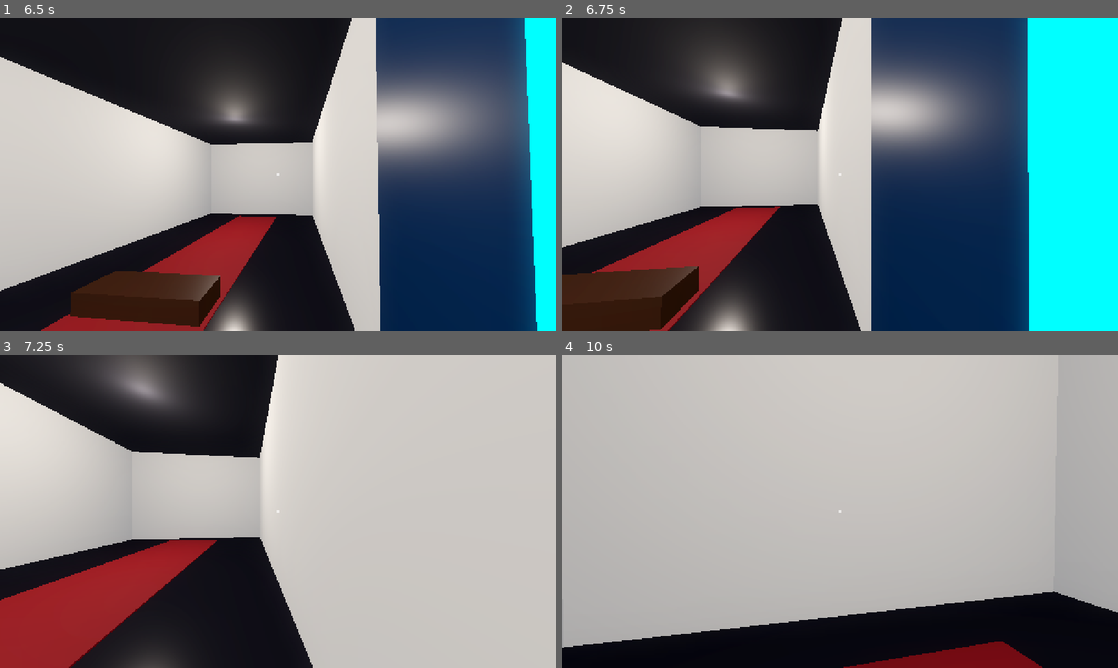
Above: before the commit, frames 1-4 (two rows, left to right).
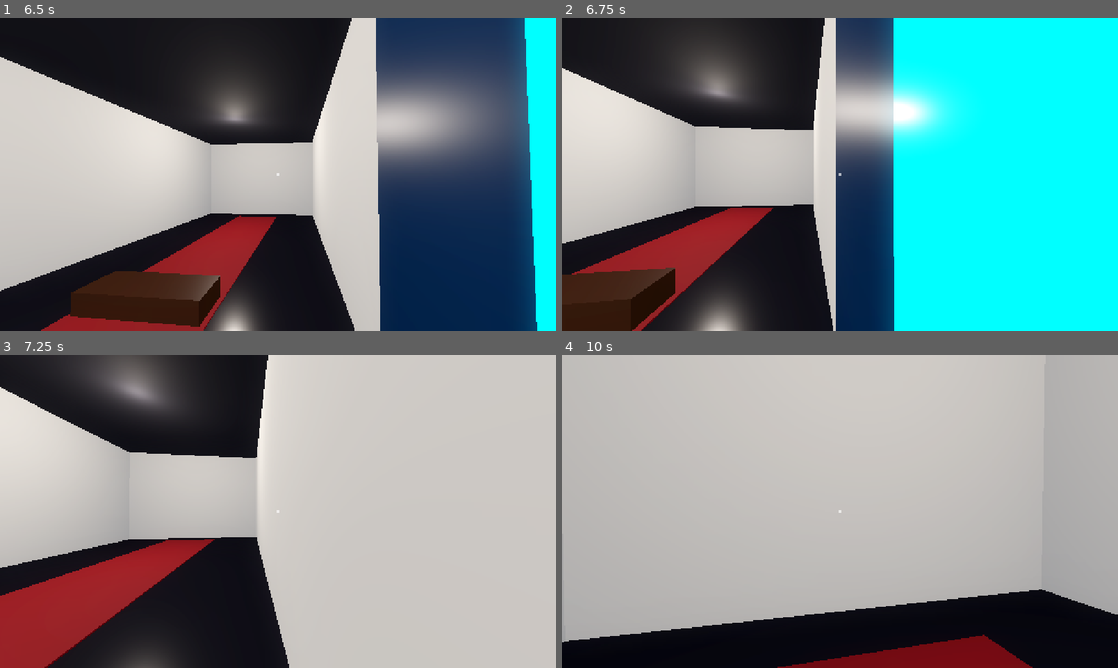
Above: after the commit, the same moments.

Repository: Ditnzyyyvv/Museumism
Game: Godot game, scene res://scenes/main.tscn
The game is run twice, just before and just after one commit, with the same random seed, the same clock (stepped at 60 frames per second) and the same inputs.
Inputs (mouse positions are in pixels of both pictures, inside the frame that each line leads up to):
- Up to frame 1 (6.5 s): tap Enter at 0.5 s; move the mouse to (305, 174) at 0.52 s; hold E (interact) 0.53-1.28 s; hold W (move_forward) 0.53-5.78 s; click (305, 174) at 0.67 s; tap Space (jump) at 0.77, 1.52, 3.02, 3.77, 4.52, 6.02 s; move the mouse to (250, 174) at 1.27 s; tap E (interact) at 1.35, 2.3, 2.85, 4.55, 5.85 s; move the mouse to (289, 168) at 2.02 s; hold Shift (sprint) 2.03-2.78 s; move the mouse to (272, 180) at 2.77 s; click (272, 180) at 2.92 s; move the mouse to (316, 177) at 3.52 s; hold E (interact) 3.53-4.28 s; move the mouse to (233, 171) at 4.27 s; tap Shift (sprint) at 4.35 s; move the mouse to (283, 174) at 5.02 s; hold E (interact) 5.03-5.78 s; click (283, 174) at 5.17 s; move the mouse to (255, 168) at 5.77 s; hold D (move_right) from 5.78 s (still down)
- Up to frame 2 (6.75 s): move the mouse to (867, 174) at 6.52 s; release D (move_right) at 6.53 s; hold W (move_forward) from 6.53 s (still down); hold Shift (sprint) from 6.53 s (still down)
- Up to frame 3 (7.25 s): keep holding W (move_forward); keep holding Shift (sprint); tap Space (jump) at 6.77 s; tap E (interact) at 6.8 s
- Up to frame 4 (10 s): move the mouse to (812, 511) at 7.27 s; release Shift (sprint) at 7.28 s; tap E (interact) at 7.35, 9.05 s; click (812, 511) at 7.42 s; tap Space (jump) at 7.52, 9.02, 9.77 s; move the mouse to (851, 505) at 8.02 s; hold E (interact) 8.03-8.78 s; move the mouse to (834, 517) at 8.77 s; release W (move_forward) at 8.78 s; hold A (move_left) 8.78-9.53 s; tap Shift (sprint) at 8.85 s; move the mouse to (878, 514) at 9.52 s; hold W (move_forward) from 9.53 s (still down); hold E (interact) from 9.53 s (still down); click (878, 514) at 9.67 s

Frame 1 is identical in both runs. In frame 2, 37% of the frame differs, in the area x 0-84%, y 0-100%; in frame 3, 3.5%; in frame 4, 2.6%.

Commit message:
feat: animated sliding doors with E interaction, auto-close, and removed portal text cards

Diff:
--- /dev/null
+++ b/scenes/door.tscn
@@ -0,0 +1,78 @@
+[gd_scene load_steps=12 format=3]
+
+[ext_resource type="Script" path="res://scripts/door.gd" id="1_door"]
+[ext_resource type="Script" path="res://scripts/door_trigger.gd" id="2_trigger"]
+
+[sub_resource type="StandardMaterial3D" id="Mat_DoorFrame"]
+albedo_color = Color(0.12, 0.13, 0.16, 1)
+metallic = 0.85
+roughness = 0.25
+
+[sub_resource type="StandardMaterial3D" id="Mat_DoorGlass"]
+transparency = 1
+albedo_color = Color(0.2, 0.28, 0.38, 0.75)
+roughness = 0.1
+metallic = 0.3
+
+[sub_resource type="StandardMaterial3D" id="Mat_DoorHandle"]
+albedo_color = Color(0.88, 0.75, 0.35, 1)
+metallic = 0.9
+roughness = 0.2
+
+[sub_resource type="BoxShape3D" id="Shape_Blocker"]
+size = Vector3(0.35, 3.5, 3.6)
+
+[sub_resource type="BoxShape3D" id="Shape_Trigger"]
+size = Vector3(1.6, 3.5, 3.8)
+
+[sub_resource type="BoxMesh" id="Mesh_LeafFrame"]
+material = SubResource("Mat_DoorFrame")
+size = Vector3(0.08, 3.4, 1.76)
+
+[sub_resource type="BoxMesh" id="Mesh_LeafGlass"]
+material = SubResource("Mat_DoorGlass")
+size = Vector3(0.04, 3.0, 1.4)
+
+[sub_resource type="BoxMesh" id="Mesh_Handle"]
+material = SubResource("Mat_DoorHandle")
+size = Vector3(0.06, 0.8, 0.04)
+
+[node name="Door" type="StaticBody3D"]
+script = ExtResource("1_door")
+
+[node name="BlockerCollision" type="CollisionShape3D" parent="."]
+transform = Transform3D(1, 0, 0, 0, 1, 0, 0, 0, 1, 0, 1.75, 0)
+shape = SubResource("Shape_Blocker")
+
+[node name="InteractionArea" type="Area3D" parent="."]
+script = ExtResource("2_trigger")
+
+[node name="Collision" type="CollisionShape3D" parent="InteractionArea"]
+transform = Transform3D(1, 0, 0, 0, 1, 0, 0, 0, 1, 0, 1.75, 0)
+shape = SubResource("Shape_Trigger")
+
+[node name="LeftLeaf" type="Node3D" parent="."]
+transform = Transform3D(1, 0, 0, 0, 1, 0, 0, 0, 1, 0, 1.7, -0.9)
+
+[node name="Frame" type="MeshInstance3D" parent="LeftLeaf"]
+mesh = SubResource("Mesh_LeafFrame")
+
+[node name="Glass" type="MeshInstance3D" parent="LeftLeaf"]
+mesh = SubResource("Mesh_LeafGlass")
+
+[node name="Handle" type="MeshInstance3D" parent="LeftLeaf"]
+transform = Transform3D(1, 0, 0, 0, 1, 0, 0, 0, 1, 0.05, -0.3, 0.7)
+mesh = SubResource("Mesh_Handle")
+
+[node name="RightLeaf" type="Node3D" parent="."]
+transform = Transform3D(1, 0, 0, 0, 1, 0, 0, 0, 1, 0, 1.7, 0.9)
+
+[node name="Frame" type="MeshInstance3D" parent="RightLeaf"]
+mesh = SubResource("Mesh_LeafFrame")
+
+[node name="Glass" type="MeshInstance3D" parent="RightLeaf"]
+mesh = SubResource("Mesh_LeafGlass")
+
+[node name="Handle" type="MeshInstance3D" parent="RightLeaf"]
+transform = Transform3D(1, 0, 0, 0, 1, 0, 0, 0, 1, 0.05, -0.3, -0.7)
+mesh = SubResource("Mesh_Handle")
--- a/scenes/main.tscn
+++ b/scenes/main.tscn
@@ -1,8 +1,8 @@
-[gd_scene load_steps=89 format=3]
+[gd_scene load_steps=90 format=3]
 
 [ext_resource type="PackedScene" path="res://scenes/player.tscn" id="1_player"]
-
 [ext_resource type="Script" path="res://scripts/interactable.gd" id="2_interactable"]
+[ext_resource type="PackedScene" path="res://scenes/door.tscn" id="3_door"]
 
 [sub_resource type="Environment" id="Environment_museum"]
 background_mode = 1
@@ -546,73 +546,57 @@
 [node name="Collision" type="CollisionShape3D" parent="GrandBuilding/HallWall_E3"]
 shape = SubResource("Shape_HallWall_Seg3")
 
-[node name="Portal_Door1" type="StaticBody3D" parent="GrandBuilding"]
+[node name="PortalArch_Door1" type="Node3D" parent="GrandBuilding"]
 transform = Transform3D(1, 0, 0, 0, 1, 0, 0, 0, 1, -3.72, 2.7, 0)
-script = ExtResource("2_interactable")
-prompt_text = "Amati Pintu 1: WALL-E"
-exhibit_title = "PINTU 1: WALL-E (2008) — Deep Space & Cosmic Love"
-exhibit_description = "Dinding portal dihiasi tema luar angkasa dengan nuansa kosmik gelap dan pendaran neon cyan. Menuntun Anda memasuki ruang memorial robot pembersih bumi WALL-E yang setia dan penuh cinta."
-
-[node name="ThemeWall" type="MeshInstance3D" parent="GrandBuilding/Portal_Door1"]
+
+[node name="ThemeWall" type="MeshInstance3D" parent="GrandBuilding/PortalArch_Door1"]
 mesh = SubResource("Mesh_ThemePanel_Walle")
 
-[node name="Arch" type="MeshInstance3D" parent="GrandBuilding/Portal_Door1"]
+[node name="Arch" type="MeshInstance3D" parent="GrandBuilding/PortalArch_Door1"]
 transform = Transform3D(1, 0, 0, 0, 1, 0, 0, 0, 1, 0.05, -0.9, 0)
 mesh = SubResource("Mesh_Arch_Walle")
 
-[node name="Collision" type="CollisionShape3D" parent="GrandBuilding/Portal_Door1"]
-shape = SubResource("Shape_ThemePanel")
-
-[node name="Portal_Door2" type="StaticBody3D" parent="GrandBuilding"]
+[node name="PortalArch_Door2" type="Node3D" parent="GrandBuilding"]
 transform = Transform3D(1, 0, 0, 0, 1, 0, 0, 0, 1, 3.72, 2.7, 0)
-script = ExtResource("2_interactable")
-prompt_text = "Amati Pintu 2: A Silent Voice"
-exhibit_title = "PINTU 2: A SILENT VOICE (2016) — Sakura & Suara Hati"
-exhibit_description = "Dinding portal dihiasi tema kelopak sakura pastel dan riak jernih Sungai Suimon. Mengajak Anda melangkah masuk ke dalam ruang memorial Shoko Nishimiya & Shoya Ishida."
-
-[node name="ThemeWall" type="MeshInstance3D" parent="GrandBuilding/Portal_Door2"]
+
+[node name="ThemeWall" type="MeshInstance3D" parent="GrandBuilding/PortalArch_Door2"]
 mesh = SubResource("Mesh_ThemePanel_SilentVoice")
 
-[node name="Arch" type="MeshInstance3D" parent="GrandBuilding/Portal_Door2"]
+[node name="Arch" type="MeshInstance3D" parent="GrandBuilding/PortalArch_Door2"]
 transform = Transform3D(1, 0, 0, 0, 1, 0, 0, 0, 1, -0.05, -0.9, 0)
 mesh = SubResource("Mesh_Arch_SilentVoice")
 
-[node name="Collision" type="CollisionShape3D" parent="GrandBuilding/Portal_Door2"]
-shape = SubResource("Shape_ThemePanel")
-
-[node name="Portal_Door3" type="StaticBody3D" parent="GrandBuilding"]
+[node name="PortalArch_Door3" type="Node3D" parent="GrandBuilding"]
 transform = Transform3D(1, 0, 0, 0, 1, 0, 0, 0, 1, -3.72, 2.7, -20)
-script = ExtResource("2_interactable")
-prompt_text = "Amati Pintu 3: Kimi ni Todoke"
-exhibit_title = "PINTU 3: KIMI NI TODOKE — Springtime Youth & Pure Heart"
-exhibit_description = "Dinding portal dihiasi tema semilir angin musim semi sekolah dan sakura yang bersemi. Mengarahkan Anda ke ruang memorial Sawako Kuronuma & Shota Kazehaya."
-
-[node name="ThemeWall" type="MeshInstance3D" parent="GrandBuilding/Portal_Door3"]
+
+[node name="ThemeWall" type="MeshInstance3D" parent="GrandBuilding/PortalArch_Door3"]
 mesh = SubResource("Mesh_ThemePanel_KimiNiTodoke")
 
-[node name="Arch" type="MeshInstance3D" parent="GrandBuilding/Portal_Door3"]
+[node name="Arch" type="MeshInstance3D" parent="GrandBuilding/PortalArch_Door3"]
 transform = Transform3D(1, 0, 0, 0, 1, 0, 0, 0, 1, 0.05, -0.9, 0)
 mesh = SubResource("Mesh_Arch_KimiNiTodoke")
 
-[node name="Collision" type="CollisionShape3D" parent="GrandBuilding/Portal_Door3"]
-shape = SubResource("Shape_ThemePanel")
-
-[node name="Portal_Door4" type="StaticBody3D" parent="GrandBuilding"]
+[node name="PortalArch_Door4" type="Node3D" parent="GrandBuilding"]
 transform = Transform3D(1, 0, 0, 0, 1, 0, 0, 0, 1, 3.72, 2.7, -20)
-script = ExtResource("2_interactable")
-prompt_text = "Amati Pintu 4: Josee"
-exhibit_title = "PINTU 4: JOSEE, THE TIGER AND THE FISH (2020) — Ocean of Dreams"
-exhibit_description = "Dinding portal dihiasi tema samudra biru laut dalam dan pendaran sinar matahari laut. Mengantar Anda ke ruang memorial Josee (Kumiko) & Tsuneo Suzukawa."
-
-[node name="ThemeWall" type="MeshInstance3D" parent="GrandBuilding/Portal_Door4"]
+
+[node name="ThemeWall" type="MeshInstance3D" parent="GrandBuilding/PortalArch_Door4"]
 mesh = SubResource("Mesh_ThemePanel_Josee")
 
-[node name="Arch" type="MeshInstance3D" parent="GrandBuilding/Portal_Door4"]
+[node name="Arch" type="MeshInstance3D" parent="GrandBuilding/PortalArch_Door4"]
 transform = Transform3D(1, 0, 0, 0, 1, 0, 0, 0, 1, -0.05, -0.9, 0)
 mesh = SubResource("Mesh_Arch_Josee")
 
-[node name="Collision" type="CollisionShape3D" parent="GrandBuilding/Portal_Door4"]
-shape = SubResource("Shape_ThemePanel")
+[node name="Door1_WallE" parent="GrandBuilding" instance=ExtResource("3_door")]
+transform = Transform3D(1, 0, 0, 0, 1, 0, 0, 0, 1, -4.0, 0, 0)
+
+[node name="Door2_SilentVoice" parent="GrandBuilding" instance=ExtResource("3_door")]
+transform = Transform3D(1, 0, 0, 0, 1, 0, 0, 0, 1, 4.0, 0, 0)
+
+[node name="Door3_KimiNiTodoke" parent="GrandBuilding" instance=ExtResource("3_door")]
+transform = Transform3D(1, 0, 0, 0, 1, 0, 0, 0, 1, -4.0, 0, -20)
+
+[node name="Door4_Josee" parent="GrandBuilding" instance=ExtResource("3_door")]
+transform = Transform3D(1, 0, 0, 0, 1, 0, 0, 0, 1, 4.0, 0, -20)
 
 [node name="LobbyLectern" type="StaticBody3D" parent="GrandBuilding"]
 transform = Transform3D(1, 0, 0, 0, 1, 0, 0, 0, 1, 0, 0, 10.0)
--- /dev/null
+++ b/scripts/door.gd
@@ -0,0 +1,90 @@
+extends StaticBody3D
+class_name MuseumDoor
+
+## Pintu Geser Museum Otomatis dengan Animasi Halus (Godot 4)
+## Interaksi: Tombol E membuka/menutup pintu
+
+@export var prompt_text: String = "Buka Pintu"
+@export var slide_distance: float = 1.75          ## Jarak geser daun pintu ke samping (meter)
+@export var open_duration: float = 0.85          ## Durasi animasi buka/tutup (detik)
+@export var auto_close: bool = true              ## Otomatis menutup setelah pemain masuk
+@export var auto_close_delay: float = 5.0        ## Waktu tunggu sebelum pintu otomatis menutup (detik)
+
+@onready var left_leaf: Node3D = $LeftLeaf
+@onready var right_leaf: Node3D = $RightLeaf
+@onready var blocker_collision: CollisionShape3D = $BlockerCollision
+
+var is_open: bool = false
+var is_animating: bool = false
+var left_closed_z: float = -0.9
+var right_closed_z: float = 0.9
+var timer: float = 0.0
+
+func _ready() -> void:
+	if left_leaf:
+		left_closed_z = left_leaf.position.z
+	if right_leaf:
+		right_closed_z = right_leaf.position.z
+	prompt_text = "Buka Pintu"
+
+
+func _process(delta: float) -> void:
+	if auto_close and is_open and not is_animating:
+		timer += delta
+		if timer >= auto_close_delay:
+			close_door()
+
+
+## Dipanggil oleh Player Controller saat tombol [E] ditekan
+func interact(_player: Node = null) -> void:
+	if is_animating:
+		return
+	if is_open:
+		close_door()
+	else:
+		open_door()
+
+
+## Membuka kedua daun pintu ke samping dengan animasi Tween
+func open_door() -> void:
+	if is_open or is_animating:
+		return
+	is_animating = true
+	is_open = true
+	timer = 0.0
+	prompt_text = "Tutup Pintu"
+
+	# Buka jalan bagi pemain (nonaktifkan collision fisik penutup)
+	if blocker_collision:
+		blocker_collision.set_deferred("disabled", true)
+
+	var tween := create_tween().set_parallel(true).set_trans(Tween.TRANS_CUBIC).set_ease(Tween.EASE_OUT)
+	if left_leaf:
+		tween.tween_property(left_leaf, "position:z", left_closed_z - slide_distance, open_duration)
+	if right_leaf:
+		tween.tween_property(right_leaf, "position:z", right_closed_z + slide_distance, open_duration)
+
+	tween.chain().tween_callback(func():
+		is_animating = false
+	)
+
+
+## Menutup kembali kedua daun pintu dengan animasi Tween
+func close_door() -> void:
+	if not is_open or is_animating:
+		return
+	is_animating = true
+	is_open = false
+	prompt_text = "Buka Pintu"
+
+	var tween := create_tween().set_parallel(true).set_trans(Tween.TRANS_CUBIC).set_ease(Tween.EASE_IN_OUT)
+	if left_leaf:
+		tween.tween_property(left_leaf, "position:z", left_closed_z, open_duration)
+	if right_leaf:
+		tween.tween_property(right_leaf, "position:z", right_closed_z, open_duration)
+
+	tween.chain().tween_callback(func():
+		is_animating = false
+		if blocker_collision:
+			blocker_collision.set_deferred("disabled", false)
+	)
--- /dev/null
+++ b/scripts/door_trigger.gd
@@ -0,0 +1,12 @@
+extends Area3D
+
+## Menghubungkan interaksi Raycast kamera ke controller pintu induk
+var prompt_text: String:
+	get:
+		var p := get_parent()
+		return p.prompt_text if ("prompt_text" in p) else "Buka Pintu"
+
+func interact(player: Node = null) -> void:
+	var p := get_parent()
+	if p and p.has_method("interact"):
+		p.interact(player)
Not shown, added: scripts/door.gd.uid
Not shown, added: scripts/door_trigger.gd.uid
